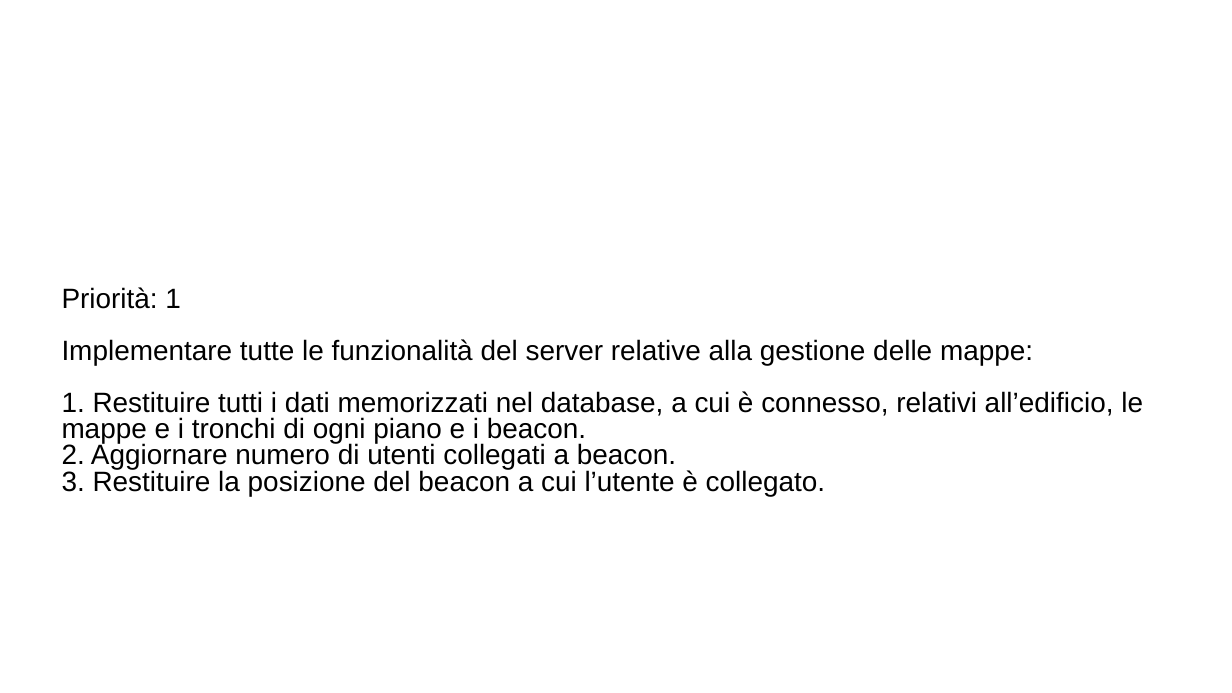
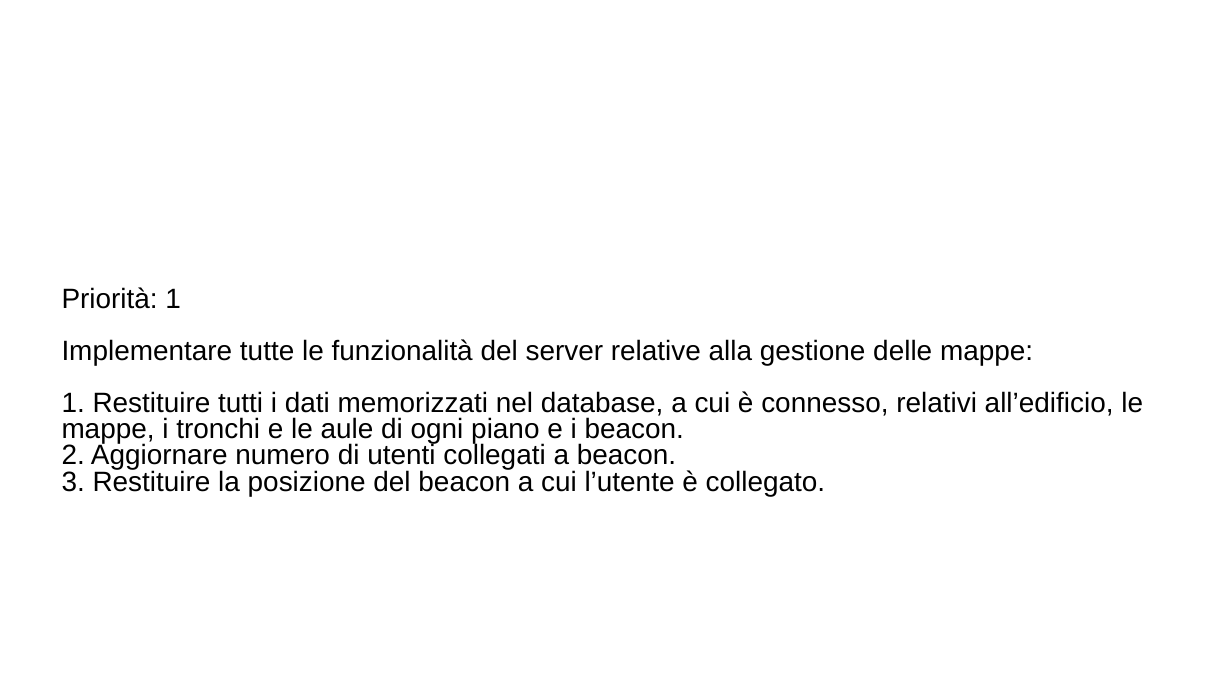
Before and after one commit to ecorradini/ProgettoIDS, a slide deck: slide 3 of AnalisiRequisiti/User Stories/UserStoriesNuova.ppt. Drawn at 1232x693 pixels with LibreOffice and Linux fonts; fonts in the diff are those of the drawing; background and template pictures are left out. Boxes give left, top, right and bottom in pixels: in the first picture for what was removed or moved away, otherwise in the second. Text is boxed around its words. In the diff, an @@ line names an element or a change of style, - is before the commit and + after.

```diff
--- a/AnalisiRequisiti/User Stories/UserStoriesNuova.ppt
+++ b/AnalisiRequisiti/User Stories/UserStoriesNuova.ppt
@@ text at <box>62,391,1143,444</box>: text changed @@
-1. Restituire tutti i dati memorizzati nel database, a cui è connesso, relativi all’edificio, le mappe e i tronchi di ogni piano e i beacon.
+1. Restituire tutti i dati memorizzati nel database, a cui è connesso, relativi all’edificio, le mappe, i tronchi e le aule di ogni piano e i beacon.
```
Also in this commit, not shown: 1 other slide changed, 7 other files.
